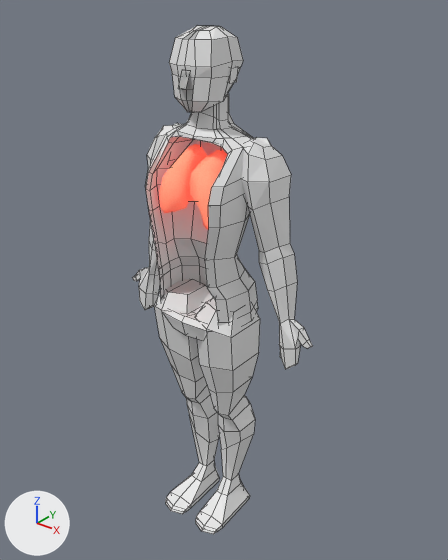
A saved change to the Blender file Lisa Blender Files/body.blend.
Both versions are drawn from a 50 mm lens placed at (25.8, -30.2, 11.3), pointed at (0.5, 1.5, -8.3). Every picture has the same lights, and +X, +Y and +Z are marked at lower left. Mesh edges are drawn as thin lines on the coarser meshes.

Names of what the first picture shows: 'Cube', 'head', 'leg', 'lungs', 'torso cut'.
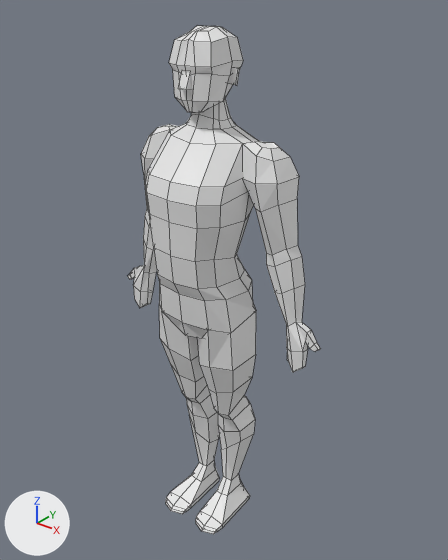
Pixel boxes (x1, y1, x2, y2) of what changed, in the pictures (448 x 560 px; the box of a moved part takes in the faces that stretch with it):
'torso', shown
    after: (145, 98, 258, 338)
'leg', reshaped (8% narrower, 10% shorter)
    before: (154, 279, 260, 534)
    after: (159, 305, 256, 534)
'torso cut', hidden
    before: (145, 94, 258, 340)
'Cube', reshaped, moved (7% wider)
    before: (133, 123, 313, 370)
    after: (128, 124, 320, 373)
'head.001', added
    after: (178, 71, 191, 90)
part 1 of me_cube_001, moved or reshaped (not visible before)
    after: (148, 98, 258, 219)
part 2 of me_cube_001, moved or reshaped (not visible before)
    after: (159, 269, 256, 338)
part 3 of me_cube_004, moved or reshaped
    before: (154, 279, 260, 392)
    after: (159, 305, 256, 392)
part 4 of me_cube_007, deleted
    before: (227, 66, 238, 83)
part 5 of me_cube_007, deleted
    before: (178, 72, 191, 90)
part 6 of me_cube_007, moved or reshaped
    before: (169, 25, 232, 113)
    after: (169, 25, 240, 113)
'lungs', unchanged, covered by the edit
    before: (159, 144, 228, 230)

Patch to the scene script:
```diff
--- a/Lisa Blender Files/body.blend.py
+++ b/Lisa Blender Files/body.blend.py
@@ me_cube_001 @@
 # used by ob_torso; location = (0.0, 0.0, -5.63); scale = (2.91, 2.91, 1.99)
-me_cube_001.from_pydata(...)  # 91 vertices, 80 faces; spans x -1.25..0.0, y -1.21..0.96, z -2.94..5.25
+me_cube_001.from_pydata(...)  # 91 vertices, 80 faces; spans x -1.23..0.0, y -1.21..0.97, z -2.94..5.25
+# me_cube_001 part 1: 19 of 91 vertices moved; they spanned x -1.23..0.0, y -0.34..0.85, z 2.73..5.25 and now span x -1.21..0.0, y -0.34..0.97, z 2.73..5.25; mean shift (-0.03, 0.03, -0.01); largest move (-0.31, 0.41, 4.31) -> (-0.56, 0.5, 4.32)
+# me_cube_001 part 2: 13 of 91 vertices moved; they spanned x -1.25..0.0, y -0.78..0.96, z -2.94..-1.16 and now span x -1.2..0.0, y -0.79..0.96, z -2.94..-1.16; mean shift (0.07, 0.02, 0.08); largest move (0.0, 0.67, -2.89) -> (0.0, 0.67, -2.54)
@@ me_cube_004 @@
 # used by ob_leg; location = (-1.97, 0.0, -12.38); scale = (1.55, 1.55, 1.55)
-me_cube_004.from_pydata(...)  # 84 vertices, 82 faces; spans x -1.08..1.05, y -1.88..2.27, z -10.62..2.22
+me_cube_004.from_pydata(...)  # 84 vertices, 82 faces; spans x -1.01..1.0, y -1.88..2.27, z -10.62..1.67
+# me_cube_004 part 3: 13 of 84 vertices moved; they spanned x -1.08..1.05, y -1.54..1.31, z -0.66..2.22 and now span x -1.01..1.0, y -1.49..1.46, z -0.66..1.67; mean shift (0.01, 0.01, -0.31); largest move (-0.87, -0.61, 2.22) -> (-0.59, -0.53, 1.47)
@@ me_cube_007 @@
 # used by ob_head; location = (0.0, 0.0, 6.08); scale = (1.35, 1.35, 1.35)
-me_cube_007.from_pydata(...)  # 94 vertices, 88 faces; spans x -1.44..1.4, y -1.37..2.03, z -1.55..2.01
+me_cube_007.from_pydata(...)  # 54 vertices, 44 faces; spans x -1.65..0.0, y -1.16..2.03, z -1.58..2.01
+# me_cube_007 part 4: the loose piece of 8 vertices spanning x -1.44..-0.83, y 0.28..0.81, z -0.29..0.42 is deleted
+# me_cube_007 part 5: the loose piece of 8 vertices spanning x -0.24..0.24, y -1.37..-0.74, z -0.51..0.28 is deleted
+# me_cube_007 part 6: 15 vertices moved from x -1.23..-0.14, y -1.08..1.1, z -1.55..1.97 to x -1.23..-0.14, y -1.09..1.12, z -1.58..1.95; 35 vertices removed from x 0.0..1.4, y -1.15..2.03, z -1.55..2.01; 11 vertices added at x -1.65..0.0, y -1.16..1.04, z -1.58..0.48
@@ me_cube_005 @@
+me_cube_005.from_pydata([(-0.24, -1.371, -0.484), (-0.24, -1.057, 0.279), (-0.24, -0.742, -0.508), (-0.24, -0.742, 0.134), (0.24, -1.371, -0.484), (0.24, -1.057, 0.279), (0.24, -0.742, -0.508), (0.24, -0.742, 0.134)], [], [(0, 1, 3, 2), (4, 6, 7, 5), (1, 0, 4, 5), (3, 1, 5, 7), (0, 2, 3, 7, 6, 4), (7, 3, 2, 6)])
@@ ob_torso @@
 _m = ob_torso.modifiers.new('Mirror', 'MIRROR')
 _m.use_clip = True
-ob_torso.hide_set(True)
@@ ob_cube @@
 ob_cube = bpy.data.objects.new('Cube', me_cube_002)
-ob_cube.location = (-4.44, 0.0, 0.88)
+ob_cube.location = (-5.03, 0.0, 0.88)
 _m = ob_cube.modifiers.new('Mirror', 'MIRROR')
@@ ob_torso_cut @@
 _m = ob_torso_cut.modifiers.new('Mirror', 'MIRROR')
 _m.use_clip = True
+ob_torso_cut.hide_set(True)
@@ ob_head_001 @@
+ob_head_001 = bpy.data.objects.new('head.001', me_cube_005)
+ob_head_001.location = (0.0, 0.0, 6.08)
+ob_head_001.scale = (1.35, 1.35, 1.35)
```
